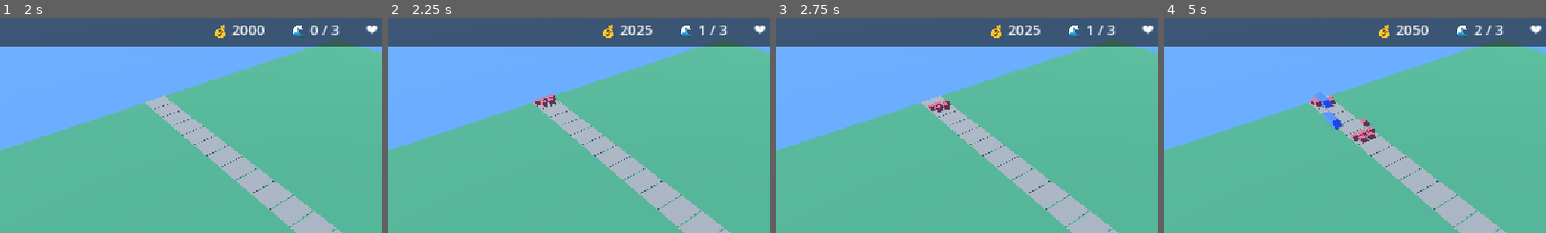
Above: before the commit, frames 1-4 (left to right).
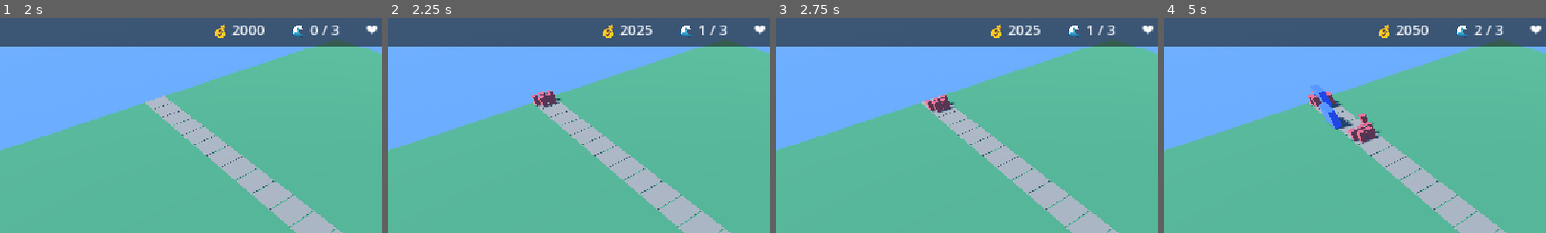
Above: after the commit, the same moments.

Repository: MAQHASKER/tower-defense
Game: Godot game, scene res://scenes/MainMenu.tscn
The game is run twice, just before and just after one commit, with the same random seed, the same clock (stepped at 60 frames per second) and the same inputs.
Inputs:
- Up to frame 1 (2 s): click "▶ Начать игру" at 0.5 s; click "Этап 1 — Деревня" at 1.25 s
- Up to frame 2 (2.25 s): click "▶ Начать волну" at 2 s
- Up to frame 3 (2.75 s): no input
- Up to frame 4 (5 s): click "▶ Начать волну" at 2.75 s; click "🏹 Лучник 💰 100" at 3.5 s; click "🏹 Баллиста 💰 250" at 4.25 s
The pictures show only the part of the screen within x 6-56%, y 1-51%; the shares and areas given below are measured in that part.

Frame 1 is identical in both runs. In frame 2, 0.3% of the frame differs, in the area x 37-46%, y 33-42%; in frame 3, 0.3%; in frame 4, 1.0%, in the area x 37-57%, y 34-59%.

Commit message:
Враги стояли вкопанными в землю по пояс
- _fit_visual() замеряла границы визуала, НЕ сбросив его собственную позицию.
  В замер попадал подъём на полвысоты, и код опускал модель обратно, вкопав
  её на половину роста
- Замер теперь делается в чистом положении (position = Vector3.ZERO)
- Следствие бага: огр 2.6 м торчал над землёй всего на 1.3 м и выглядел НИЖЕ
  солдата (1.8 м), который стоит полностью. Отсюда и ощущение, что солдаты
  выше конницы и огра — размеры в balance.json всегда были правильные
- Возможно, это же было причиной «мерцания врага» из ideas.md: коробка,
  наполовину вкопанная в землю, мерцает на линии пересечения с землёй.
  Поднятие на 0.7 не помогало именно потому, что _fit_visual его сбрасывала
- docs/ideas.md: дописаны отложенные пункты — выход солдат из казармы вокруг
  неё, локальность обхода препятствий

Diff:
--- a/scripts/units/Enemy.gd
+++ b/scripts/units/Enemy.gd
@@ -176,6 +176,11 @@
 # а модель можно экспортировать в любом масштабе.
 func _fit_visual(visual: Node3D) -> void:
 	var origin := global_position
+	# Замер делаем в «чистом» положении: иначе в него попадёт собственная
+	# позиция визуала, и низ уедет под землю на половину высоты.
+	# Именно так кубы врагов оказались вкопаны по пояс, из-за чего огр
+	# и всадник выглядели ниже солдата.
+	visual.position = Vector3.ZERO
 	var bounds := _measure_world(visual)
 	if bounds.size.y <= 0.001:
 		return
Binary file added: docs/screenshots/unit-heights.png
Not shown, changed: docs/ideas.md
